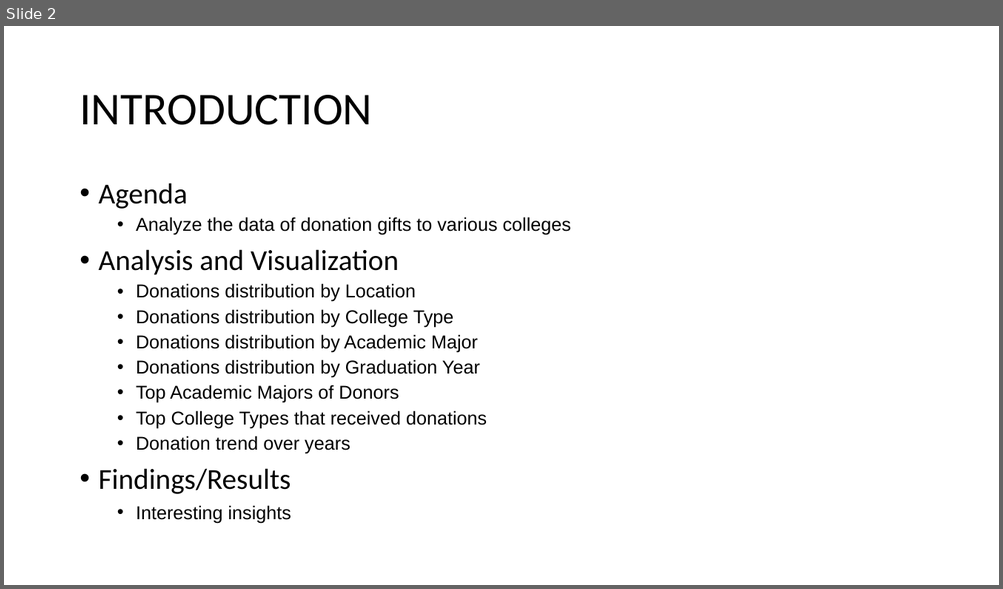
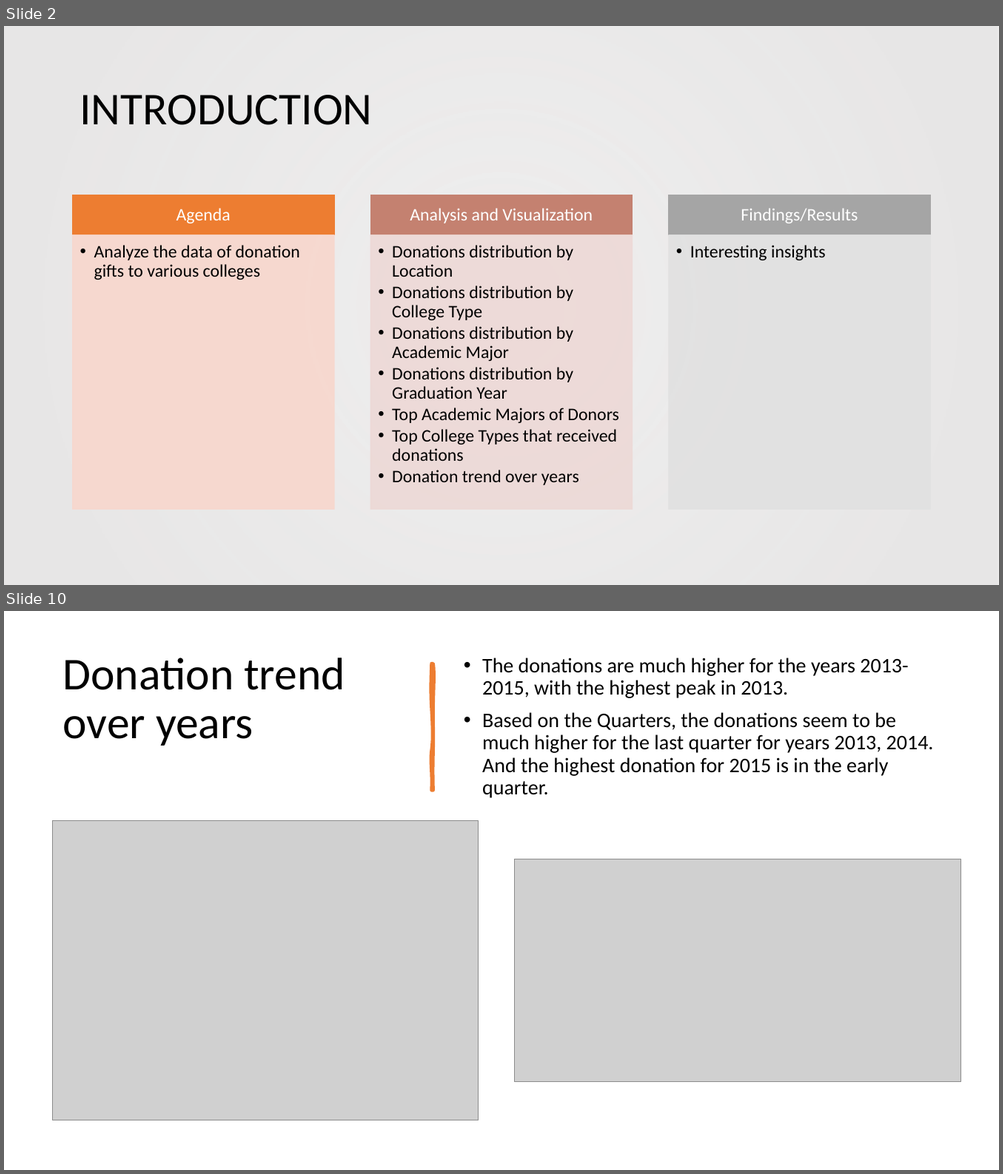
Before and after one commit to ShrutiMR/Data_Analysis_and_Reporting_of_College_Donations, a slide deck: College_Donations_Analysis_Report.pptx. Shown one above the other, each under a label of ours: slide 2 before the commit, slides 2 and 10 after it; the slides between them are not shown. The pictures are 1003x589 and 1003x1174 pixels, drawn with LibreOffice and Linux fonts; fonts in the diff are those of the drawing; grey boxes stand for pictures; background and template pictures are left out. Boxes give left, top, right and bottom in pixels: in the first picture for what was removed or moved away, otherwise in the second. Text is boxed around its words. In the diff, an @@ line names an element or a change of style, - is before the commit and + after.

```diff
--- a/College_Donations_Analysis_Report.pptx
+++ b/College_Donations_Analysis_Report.pptx
@@ slide 10 added at <box>4,611,999,1170</box>, background #FFFFFF @@
@@ title added at <box>63,658,345,746</box>, 44 pt, text #000000 @@
+Donation trend over years
@@ freeform shape added at <box>432,664,433,790</box>, fill #ED7D31, outline #ED7D31 3.25 pt @@
@@ text added at <box>482,658,933,798</box>, 20 pt, text #000000 @@
+• The donations are much higher for the years 2013-2015, with the highest peak in 2013.
+• Based on the Quarters, the donations seem to be much higher for the last quarter for years 2013, 2014. And the highest donation for 2015 is in the early quarter.
@@ picture added at <box>53,820,478,1121</box> @@
@@ picture added at <box>515,860,961,1082</box> @@
@@ slide 2 changed as well @@
@@ rectangle added at <box>4,26,999,585</box>, fill gradient #E7E6E6 @@
@@ text at <box>99,183,571,275</box>: paragraphs removed @@
-• Agenda
-  • Analyze the data of donation gifts to various colleges
-• Analysis and Visualization
@@ text "Donations distribution by Location": place and size @@
-text "Donations distribution by Location" at <box>99,183,571,523</box>
+text "Donations distribution by Location" at <box>392,245,619,486</box>
@@ text "Donations distribution by Location" at <box>392,245,619,486</box>: size 18 to 17 pt, font Arial to Calibri; indent changed; less space between paragraphs @@
@@ group added at <box>73,195,930,509</box>: 6 rectangles, 5 texts @@
+Agenda
+  • Analyze the data of donation gifts to various colleges
+Analysis and Visualization
+Findings/Results
+  • Interesting insights
@@ text at <box>99,469,291,523</box>: paragraphs removed @@
-• Findings/Results
-  • Interesting insights
```
Also in this commit, not shown: 3 other slides changed, 8 other slides added, 7 slides removed.
